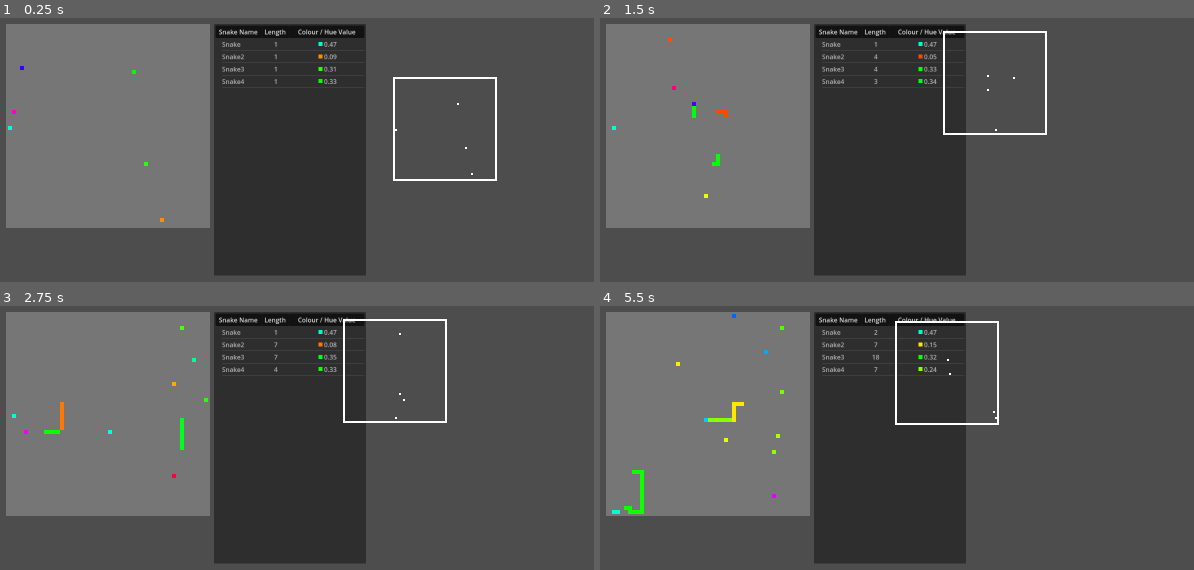
Above: before the commit, frames 1-4 (two rows, left to right).
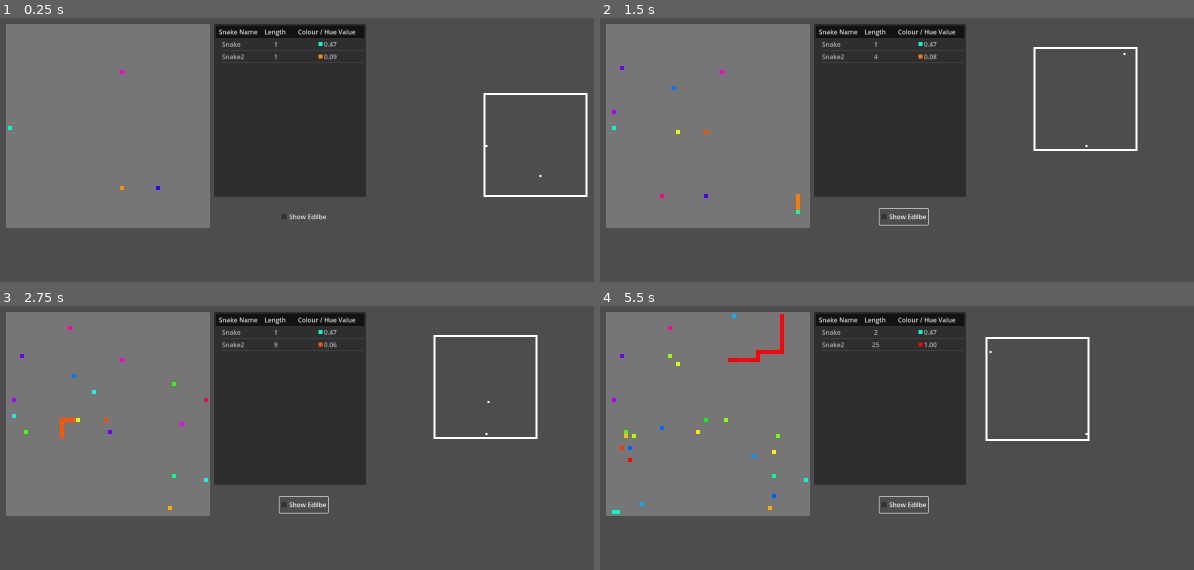
Above: after the commit, the same moments.

Repository: kwdChan/Snake-World
Game: Godot game, scene res://main.tscn
Same seed, same stepped clock (60 frames per second), same inputs: the game is played once before the commit and once after it.
Inputs (mouse positions are in pixels of both pictures, inside the frame that each line leads up to):
- Up to frame 1 (0.25 s): no input
- Up to frame 2 (1.5 s): click (902, 216) at 0.5 s, where only the run after the commit has a clickable "Show Edilbe"; tap Enter at 1.25 s; hold Right (ui_right) from 1.28 s (still down)
- Up to frame 3 (2.75 s): release Right (ui_right) at 2.03 s; hold Down (ui_down) from 2.03 s (still down)
- Up to frame 4 (5.5 s): release Down (ui_down) at 2.78 s; hold Right (ui_right) 2.78-3.53 s; hold Up (ui_up) 3.53-4.28 s; hold Left (ui_left) from 4.28 s (still down)

The runs differ from the first frame. In frame 1, 9.0% of the frame differs, in the area x 2-99%, y 18-98%; in frame 2, 9.2%; in frame 3, 9.3%; in frame 4, 9.8%, in the area x 2-83%, y 3-98%.

Commit message:
added control to the vision panel

Diff:
--- a/SnakeTable.gd
+++ b/SnakeTable.gd
@@ -65,7 +65,7 @@
 
 	var icon = CanvasTexture.new()
 
-	print(icon.get_size())
+
 
 	#icon.set_texture_repeat(TextureRepeat.TEXTURE_REPEAT_MAX)
 	row.set_icon(2, icon)
--- a/env.gd
+++ b/env.gd
@@ -13,7 +13,7 @@
 const SNAKE_SCENE := preload("res://snake.tscn") as PackedScene
 
 const ECO_PARAMS = {
-	N_SNAKE = 4,
+	N_SNAKE = 2,
 	FOOD_INTERVAL = .1
 }
 
--- a/main.gd
+++ b/main.gd
@@ -1,6 +1,7 @@
 extends Control
 
 @onready var selected_snake: Snake = $Env.all_snakes[0]
+var show_edible = false
 
 func _ready():
 	pass
@@ -18,7 +19,15 @@
 	var the_snake = get_valid_selected_snake()
 	if the_snake == null:
 		return
-	$Vision.draw_grids(the_snake.to_perspective($Env.get_inedible_grids()+$Env.world_boundry_grids))
+
+	var grids_to_show = the_snake.to_perspective($Env.get_inedible_grids()+$Env.world_boundry_grids)
+
+	if show_edible:
+		grids_to_show.append_array(
+			the_snake.to_perspective($Env.get_edible_grids())
+		)
+
+	$Vision.draw_grids(grids_to_show)
 
 
 	#print($SnakeTable.get_selected ( ) )
@@ -27,5 +36,8 @@
 
 
 func _on_snake_table_item_selected():
+	selected_snake =  ($SnakeTable.get_snake_from_item($SnakeTable.get_selected()))
 
-	selected_snake =  ($SnakeTable.get_snake_from_item($SnakeTable.get_selected()))
+func _on_vision_show_food_toggled(button_pressed):
+
+	show_edible = button_pressed
--- a/main.tscn
+++ b/main.tscn
@@ -19,7 +19,7 @@
 offset_left = 540.0
 offset_top = 20.0
 offset_right = 920.0
-offset_bottom = 649.0
+offset_bottom = 452.0
 focus_mode = 0
 columns = 3
 column_titles_visible = true
@@ -33,7 +33,18 @@
 position = Vector2(20, 20)
 
 [node name="Vision" type="Node2D" parent="."]
-position = Vector2(987, 277)
+position = Vector2(1214, 318)
 script = ExtResource("2_7ybtq")
 
+[node name="VisionControl" type="HBoxContainer" parent="Vision"]
+offset_left = -510.0
+offset_top = 164.0
+offset_right = -470.0
+offset_bottom = 204.0
+
+[node name="VisionShowFood" type="CheckBox" parent="Vision/VisionControl"]
+layout_mode = 2
+text = "Show Edilbe"
+
 [connection signal="item_selected" from="SnakeTable" to="." method="_on_snake_table_item_selected"]
+[connection signal="toggled" from="Vision/VisionControl/VisionShowFood" to="." method="_on_vision_show_food_toggled"]
--- a/snake_action_plan/no_stupid.gd
+++ b/snake_action_plan/no_stupid.gd
@@ -17,7 +17,7 @@
 	var nogo_grids = _snake.to_perspective(_snake._env.world_boundry_grids)
 
 
-	var possible_moves = _get_non_stupid_moves(nogo_grids, 1, _snake)
+	var possible_moves = _get_non_stupid_moves(nogo_grids, 1.3, _snake)
 
 	var non_stupid_moves = _get_non_stupid_moves(body_grids+dead_grids, distance, _snake, possible_moves)
 
